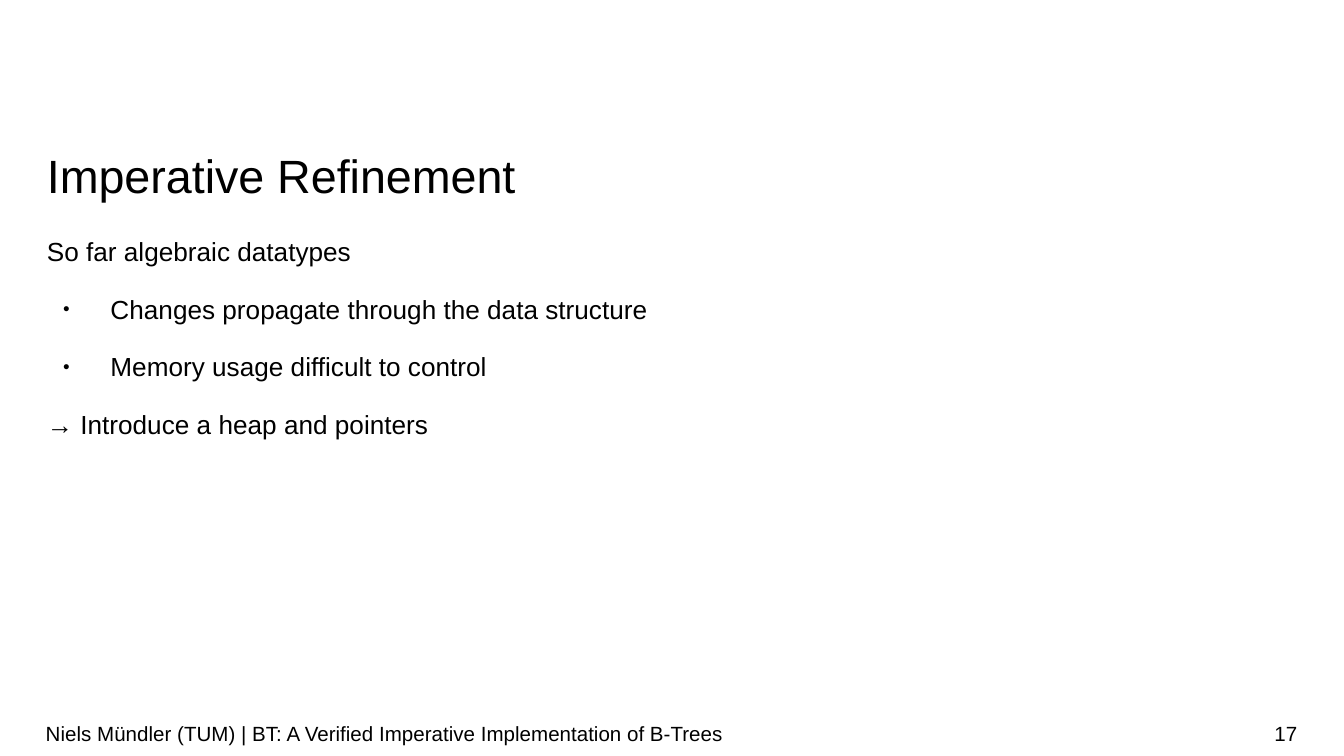
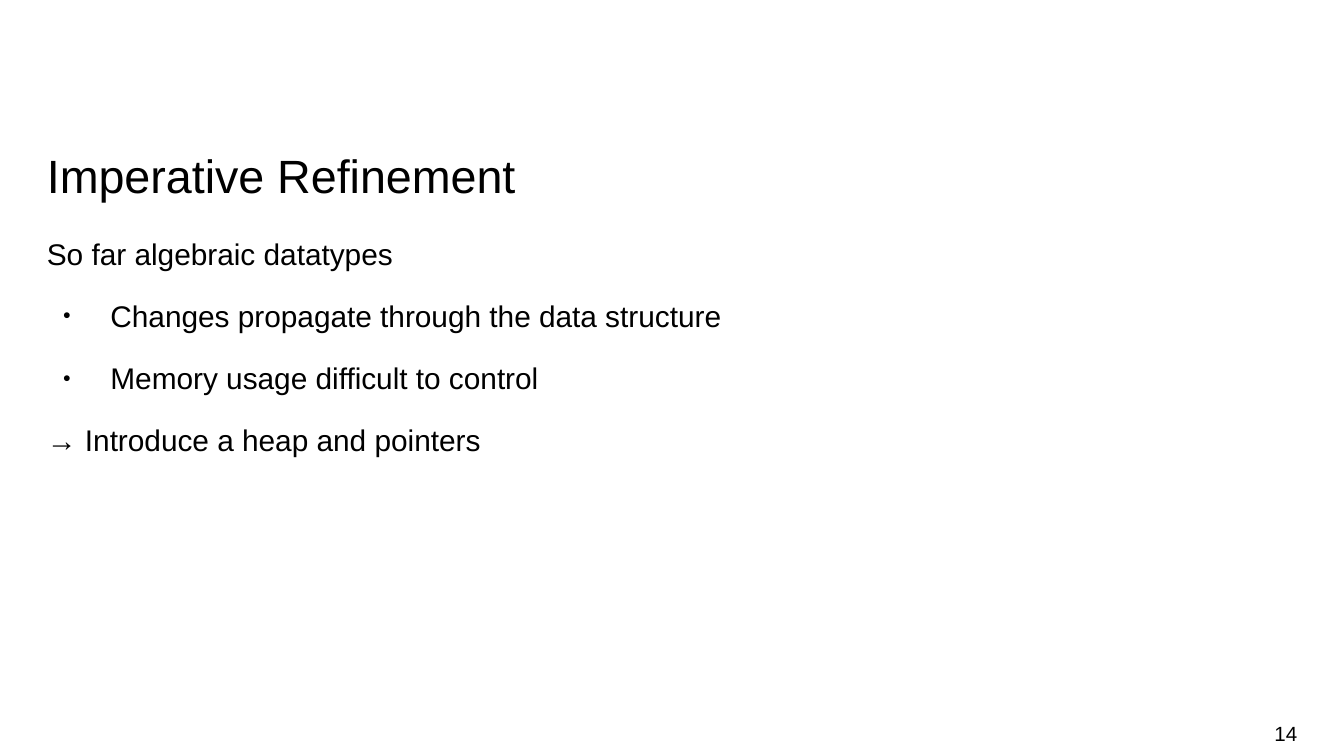
Before and after one commit to nielstron/btrees-thesis, a slide deck: slide 14 of colloqium.odp (slide 17 before the commit). Drawn at 1344x756 pixels with LibreOffice and Linux fonts; fonts in the diff are those of the drawing; background and template pictures are left out. Boxes give left, top, right and bottom in pixels: in the first picture for what was removed or moved away, otherwise in the second. Text is boxed around its words. In the diff, an @@ line names an element or a change of style, - is before the commit and + after.

```diff
--- a/colloqium.odp
+++ b/colloqium.odp
@@ text "So far algebraic datatypes" at (47, 243, 721, 457): size 14 to 16 pt @@
@@ text removed at (46, 726, 722, 746) @@
-Niels Mündler (TUM) | BT: A Verified Imperative Implementation of B-Trees
@@ page number at (1274, 727, 1297, 741): text changed @@
-17
+14
```
Also in this commit, not shown: 27 other slides changed, 9 slides removed.
